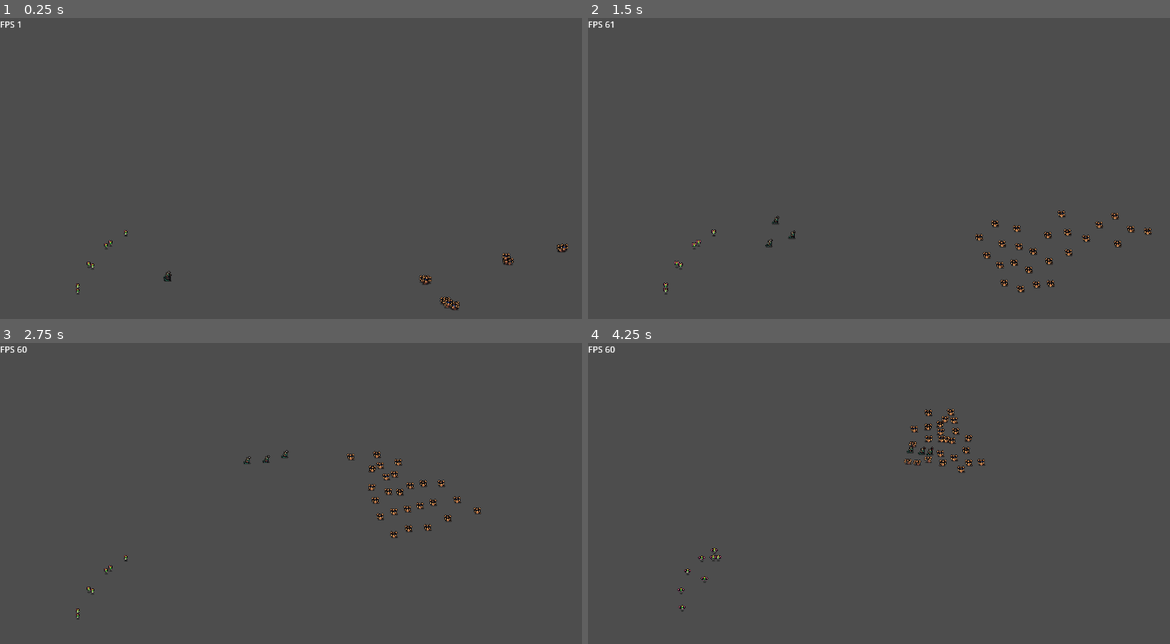
Above: before the commit, frames 1-4 (two rows, left to right).
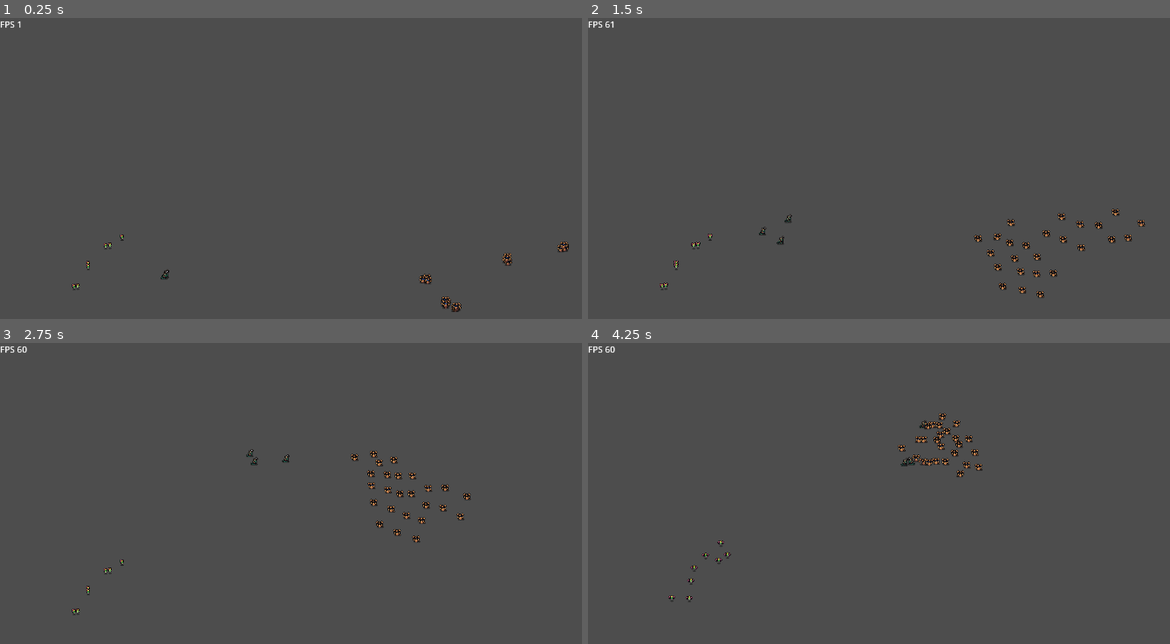
Above: after the commit, the same moments.

Repository: Snayff/nqp3
Game: Godot game, scene res://scenes/stages/combat/stage_combat.tscn
The game is run twice, just before and just after one commit, with the same random seed, the same clock (stepped at 60 frames per second) and the same inputs.
Inputs:
- Up to frame 1 (0.25 s): no input
- Up to frame 2 (1.5 s): tap Enter at 0.5 s; hold D (move_right) 0.53-1.28 s; tap J (action_0) at 0.6 s; hold S (move_down) from 1.28 s (still down); tap I (action_1) at 1.35 s
- Up to frame 3 (2.75 s): release S (move_down) at 2.03 s; hold D (move_right) from 2.03 s (still down); tap L (action_2) at 2.1 s
- Up to frame 4 (4.25 s): release D (move_right) at 2.78 s; hold W (move_up) 2.78-3.53 s; tap K (action_3) at 2.85 s; hold A (move_left) from 3.53 s (still down); tap J (action_0) at 3.6 s

The runs differ from the first frame. In frame 1, 0.4% of the frame differs, in the area x 12-98%, y 70-98%; in frame 2, 1.3%, in the area x 12-97%, y 63-94%; in frame 3, 1.2%; in frame 4, 1.3%.

Commit message:
Add states to ref data and UnitType enum
This allows for making factory go back to having a single
"create_actor" method

Diff:
--- a/scenes/entities/commander/commander.gd
+++ b/scenes/entities/commander/commander.gd
@@ -2,12 +2,10 @@
 
 
 func spawn_actors():
-	var unit_data := RefData.get_unit_data(unit_name)
-	var actor: Actor = null
+	var unit_type := Constants.UnitType.AI_COMMANDER
 	if team == Constants.TEAM_ALLY:
-		actor = Factory.create_player_actor(self, unit_name, team)
-	else:
-		actor = Factory.create_ai_commander(self, unit_name, team)
+		unit_type = Constants.UnitType.PLAYER_ACTOR
+	var actor: Actor = Factory.create_actor(self, unit_name, team, unit_type)
 
 	_actors.append(actor)
 	actor.died.connect(_on_actor_died)
--- a/scenes/entities/unit/unit.gd
+++ b/scenes/entities/unit/unit.gd
@@ -6,6 +6,7 @@
 # defintions
 @export var team: String
 @export var unit_name: String
+@export var unit_type := Constants.UnitType.AI_NORMAL
 
 # functional
 
@@ -13,6 +14,6 @@
 
 ## spawn actors onto the combat map
 func spawn_actors():
-	var unit_data := RefData.get_unit_data(unit_name) as UnitData
+	var unit_data := RefData.get_unit_data(unit_name, unit_type) as UnitData
 	for i in unit_data.num_units:
 		_actors.append(Factory.create_actor(self, unit_name, team))
--- a/scenes/stages/commander_test/comander_test.gd
+++ b/scenes/stages/commander_test/comander_test.gd
@@ -18,7 +18,10 @@
 	for key in _units.keys():
 		for i in range(num_unit_per_team):
 			unit_name = unit_choices[key][0]
-			var unit = Factory.create_unit(self, unit_name, key)
+			var unit_type := Constants.UnitType.AI_COMMANDER
+			if key == Constants.TEAM_ALLY:
+				unit_type = Constants.UnitType.PLAYER_ACTOR
+			var unit = Factory.create_unit(self, unit_name, key, unit_type)
 			unit.set_name(unit_name.to_pascal_case() + "_Unit")
 			_units[key].append(unit)
 
--- a/scripts/data classes/unit_data.gd
+++ b/scripts/data classes/unit_data.gd
@@ -19,6 +19,8 @@
 var tier := 1
 var path_base_sprites := Constants.PATH_SPRITES_ACTORS
 var actions := {}
+var states: Array[Constants.ActorState] = []
+var states_base_folder := "actor"
 
 func _init(overrides := {}):
 	for key in overrides:
--- a/scripts/globals/constants.gd
+++ b/scripts/globals/constants.gd
@@ -102,6 +102,13 @@
 }
 
 
+enum UnitType {
+	AI_NORMAL,
+	AI_COMMANDER,
+	PLAYER_ACTOR,
+}
+
+
 ############# PATHS ##############
 
 const PATH_ENTITIES : String = "res://scenes/entities/"
@@ -129,3 +136,7 @@
 
 const TEAM_ALLY = "ally"
 const TEAM_ENEMY = "enemy"
+
+
+static func is_commander(unit_type: UnitType) -> bool:
+	return unit_type == UnitType.AI_COMMANDER or unit_type == UnitType.PLAYER_ACTOR
--- a/scripts/globals/factory.gd
+++ b/scripts/globals/factory.gd
@@ -18,13 +18,19 @@
 ########### UNIT ###############
 
 ## create unit, pulling base data from RefData
-func create_unit(creator, unit_name: String, team_name: String) -> Unit:
+func create_unit(
+		creator,
+		unit_name: String,
+		team_name: String,
+		unit_type := Constants.UnitType.AI_NORMAL
+) -> Unit:
 	var unit = _Unit.instantiate()
-	if unit_name in ["knight", "cavalier"]:
+	if Constants.is_commander(unit_type):
 		var script := load(Constants.PATH_COMMANDER)
 		unit.set_script(script)
 
 	unit.name = "%s_%s"%[unit_name, "unit"]
+	unit.unit_type = unit_type
 	creator.add_child(unit, true)
 
 	unit.unit_name = unit_name
@@ -35,70 +41,25 @@
 ############ ACTOR ##############
 
 ## create actor, pulling base data from RefData
-func create_actor(creator: Unit, name_: String, team: String) -> Actor:
-	var instance := _get_base_actor_instance(creator, name_, team)
-
-	instance.state_machine = _create_actor_state_machine(instance)
-	instance.state_machine.set_name("StateMachine")
-	instance.add_child(instance.state_machine)
-
-	instance.actor_setup()
-
-	# now we're ready to react to the world
-	instance.set_physics_process(true)
-
-	return instance
-
-
-## create actor, pulling base data from RefData
-func create_player_actor(creator: Unit, name_: String, team: String) -> Actor:
+func create_actor(
+		creator: Unit,
+		name_: String,
+		team: String,
+		unit_type := Constants.UnitType.AI_NORMAL
+) -> Actor:
 	const PLAYER_ACTOR := preload("res://scenes/entities/actor/player_actor.gd")
-	var instance := _get_base_actor_instance(creator, name_, team, PLAYER_ACTOR)
-
-	instance.state_machine = _create_player_actor_state_machine(instance)
-	instance.state_machine.set_name("StateMachine")
-	instance.add_child(instance.state_machine)
-
-	instance.actor_setup()
-
-	# now we're ready to react to the world
-	instance.set_physics_process(true)
-
-	return instance
-
-
-## create actor, pulling base data from RefData
-func create_ai_commander(creator: Unit, name_: String, team: String) -> Actor:
-	var instance := _get_base_actor_instance(creator, name_, team)
-
-	instance.state_machine = _create_ai_commander_state_machine(instance)
-	instance.state_machine.set_name("StateMachine")
-	instance.add_child(instance.state_machine)
-
-	instance.actor_setup()
-
-	# now we're ready to react to the world
-	instance.set_physics_process(true)
-
-	return instance
-
-
-func _get_base_actor_instance(
-		creator: Unit,
-		name_ : String,
-		team : String,
-		custom_script: Script = null
-) -> Actor:
+
 	var instance = _Actor.instantiate()
-	if custom_script:
-		instance.set_script(custom_script)
+	if unit_type == Constants.UnitType.PLAYER_ACTOR:
+		instance.set_script(PLAYER_ACTOR)
+
 	instance.name = name_
 	creator.add_child(instance, true)
 
 	# dont do anything until we're ready
 	instance.set_physics_process(false)
 
-	var unit_data := RefData.get_unit_data(name_) as UnitData
+	var unit_data := RefData.get_unit_data(name_, unit_type) as UnitData
 
 	instance.uid = Utility.generate_id()
 	instance.unit_name = name_
@@ -121,6 +82,10 @@
 	instance.add_child(instance.status_effects)
 
 	instance = _add_actor_actions(instance, unit_data)
+
+	instance.state_machine = StateMachine.new(instance, unit_data.states, unit_data.states_base_folder)
+	instance.state_machine.set_name("StateMachine")
+	instance.add_child(instance.state_machine)
 
 	# shuffle starting pos so they dont start on top of one another
 	var pos_offset := Vector2(randf_range(-5, 5), randf_range(-5, 5))
@@ -129,6 +94,11 @@
 	# TODO: ensure shuffling to empty spot
 
 	instance = _add_actor_groups(instance, team)
+
+	instance.actor_setup()
+
+	# now we're ready to react to the world
+	instance.set_physics_process(true)
 
 	return instance
 
@@ -238,48 +208,6 @@
 	instance.add_child(cast_timer, true)
 	cast_timer.set_one_shot(true)
 	return cast_timer
-
-
-func _create_actor_state_machine(actor: Actor) -> StateMachine:
-	var states : Array[Constants.ActorState] = [
-		Constants.ActorState.IDLING,
-		Constants.ActorState.CASTING,
-		Constants.ActorState.ATTACKING,
-		Constants.ActorState.PURSUING,
-		Constants.ActorState.DEAD,
-	]
-
-	var state_machine : StateMachine = StateMachine.new(actor, states)
-
-	return state_machine
-
-
-func _create_ai_commander_state_machine(actor: Actor) -> StateMachine:
-	var states : Array[Constants.ActorState] = [
-		Constants.ActorState.IDLING,
-		Constants.ActorState.CASTING,
-		Constants.ActorState.ATTACKING,
-		Constants.ActorState.PURSUING,
-		Constants.ActorState.FLEEING,
-		Constants.ActorState.DEAD,
-	]
-
-	var state_machine : StateMachine = StateMachine.new(actor, states, "ai_commander")
-
-	return state_machine
-
-
-func _create_player_actor_state_machine(actor: Actor) -> StateMachine:
-	var states : Array[Constants.ActorState] = [
-		Constants.ActorState.IDLING,
-		Constants.ActorState.CASTING,
-		Constants.ActorState.ATTACKING,
-		Constants.ActorState.PLAYER_MOVING,
-		Constants.ActorState.DEAD,
-	]
-
-	var state_machine : StateMachine = StateMachine.new(actor, states, "player_actor")
-	return state_machine
 
 ############ PROJECTILES ################
 
--- a/scripts/globals/ref_data.gd
+++ b/scripts/globals/ref_data.gd
@@ -3,8 +3,10 @@
 ##
 ## Read Only.
 
-func get_unit_data(unit_name: String) -> UnitData:
+func get_unit_data(unit_name: String, unit_type := Constants.UnitType.AI_NORMAL) -> UnitData:
 	var value: UnitData = null
+
+	var states := _get_states_for(unit_type)
 
 	match unit_name:
 		"copper_golem":
@@ -20,6 +22,7 @@
 			}
 			value = UnitData.new({
 				"actions": actions,
+				"states": states,
 			})
 		"conjurer":
 			var actions := {  ## must use Action Type, script name (NOT class name)
@@ -37,6 +40,7 @@
 				"move_speed": 200,
 				"num_units": 3,
 				"actions": actions,
+				"states": states,
 			})
 		"poet":
 			var actions := {  ## must use Action Type, script name (NOT class name)
@@ -53,6 +57,7 @@
 				"move_speed": 200,
 				"num_units": 2,
 				"actions": actions,
+				"states": states,
 			})
 		"cavalier":
 			var actions := {  ## must use {Action Type, script name} (NOT class name)
@@ -62,12 +67,15 @@
 				],
 				Constants.ActionType.REACTION : { },
 			}
+
 			value = UnitData.new({
 				"max_health": 500,
 				"attack": 25,
 				"num_units": 1,
 				"actions": actions,
-				"path_base_sprites": Constants.PATH_SPRITES_COMMANDERS
+				"path_base_sprites": Constants.PATH_SPRITES_COMMANDERS,
+				"states": states,
+				"states_base_folder": "player_actor",
 			})
 		"knight":
 			var actions := {  ## must use {Action Type, script name} (NOT class name)
@@ -77,12 +85,50 @@
 				],
 				Constants.ActionType.REACTION : { },
 			}
+
 			value = UnitData.new({
 				"max_health": 100,
 				"attack": 25,
 				"num_units": 1,
 				"actions": actions,
-				"path_base_sprites": Constants.PATH_SPRITES_COMMANDERS
+				"path_base_sprites": Constants.PATH_SPRITES_COMMANDERS,
+				"states": states,
+				"states_base_folder": "ai_commander",
 			})
 
 	return value
+
+
+func _get_states_for(unit_type: Constants.UnitType) -> Array[Constants.ActorState]:
+	var states : Array[Constants.ActorState] = []
+
+	match unit_type:
+		Constants.UnitType.AI_NORMAL:
+			states = [
+				Constants.ActorState.IDLING,
+				Constants.ActorState.CASTING,
+				Constants.ActorState.ATTACKING,
+				Constants.ActorState.PURSUING,
+				Constants.ActorState.DEAD,
+			]
+		Constants.UnitType.PLAYER_ACTOR:
+			states = [
+				Constants.ActorState.IDLING,
+				Constants.ActorState.CASTING,
+				Constants.ActorState.ATTACKING,
+				Constants.ActorState.PLAYER_MOVING,
+				Constants.ActorState.DEAD,
+			]
+		Constants.UnitType.AI_COMMANDER:
+			states = [
+				Constants.ActorState.IDLING,
+				Constants.ActorState.CASTING,
+				Constants.ActorState.ATTACKING,
+				Constants.ActorState.PURSUING,
+				Constants.ActorState.FLEEING,
+				Constants.ActorState.DEAD,
+			]
+		_:
+			push_error("Undefined unit_type: %s"%[Constants.UnitType.keys()[unit_type]])
+
+	return states
